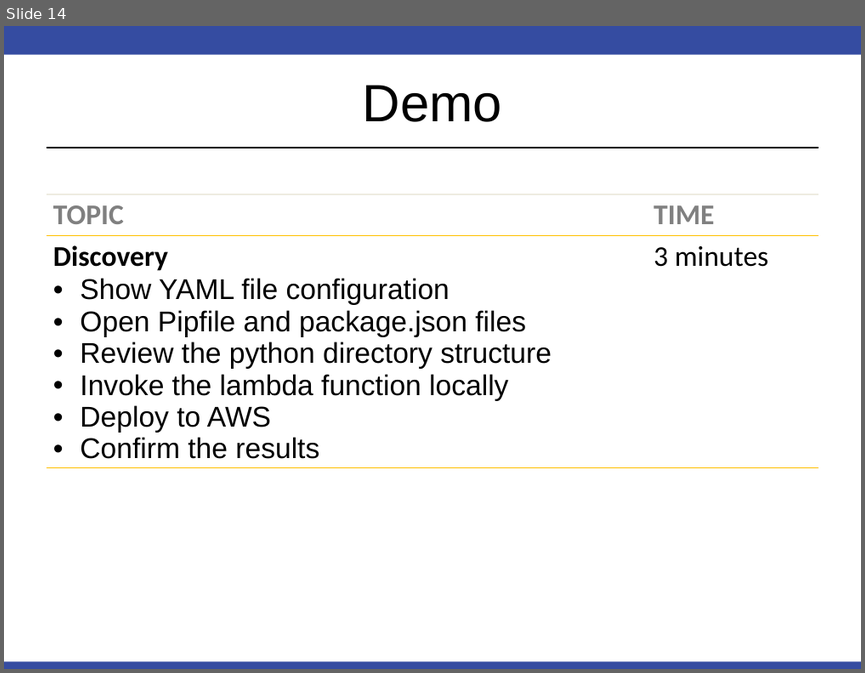
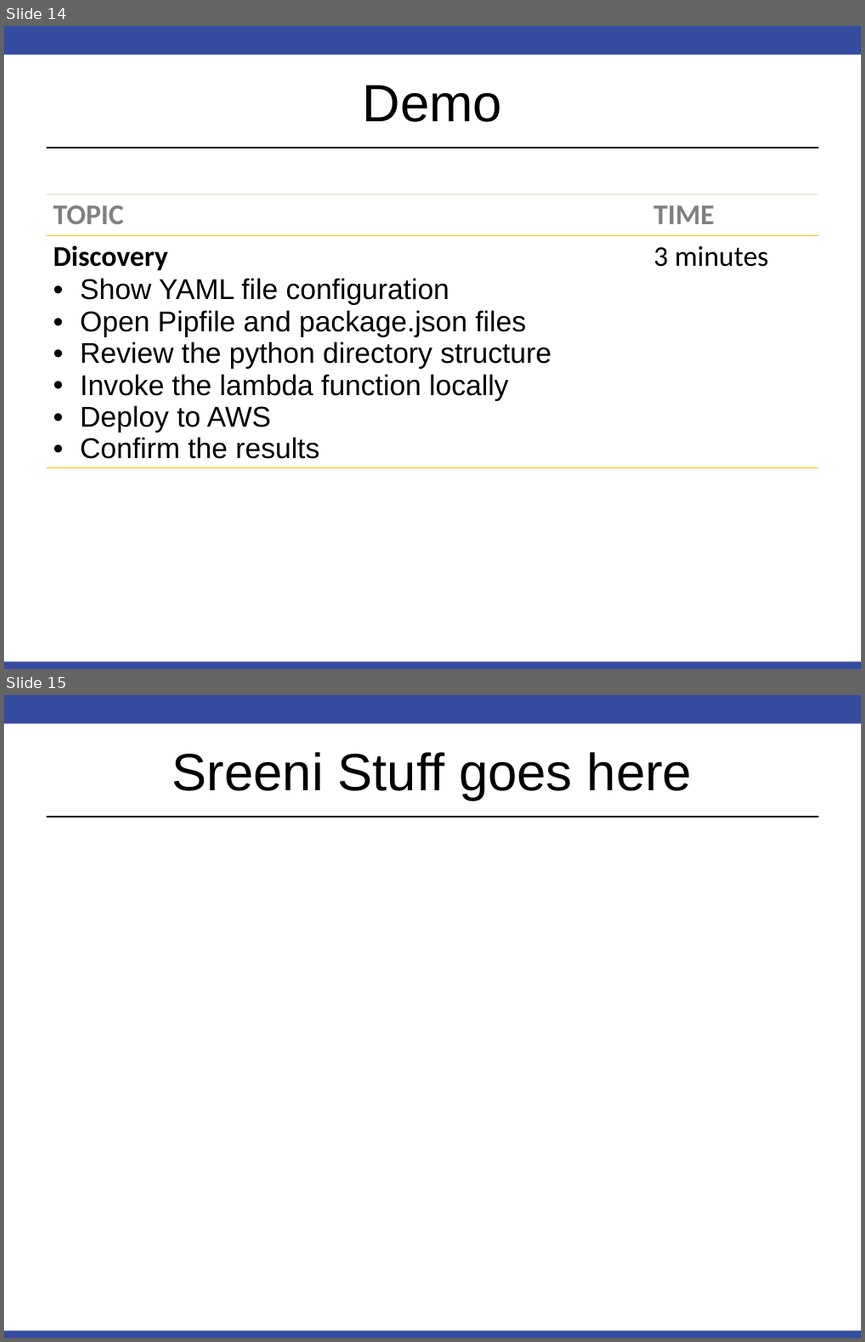
Before and after one commit to RobinsonCW/USWildfireAnalysis, a slide deck: presentation/DS7346_Cloud_Computing_Presentation.pptx. Shown one above the other, each under a label of ours: slide 14 before the commit, slides 14 and 15 after it. The pictures are 865x673 and 865x1342 pixels, drawn with LibreOffice and Linux fonts; fonts in the diff are those of the drawing. Boxes give left, top, right and bottom in pixels: in the first picture for what was removed or moved away, otherwise in the second. Text is boxed around its words. In the diff, an @@ line names an element or a change of style, - is before the commit and + after.

Commit message:
Removed unused slides and added placeholder for sreeni

```diff
--- a/presentation/DS7346_Cloud_Computing_Presentation.pptx
+++ b/presentation/DS7346_Cloud_Computing_Presentation.pptx
@@ slide 15 added at (x1=4, y1=695, x2=861, y2=1338), background #FFFFFF; not listed: 3 template elements that a slide beside it also shows @@
@@ title added at (x1=172, y1=752, x2=692, y2=800), 44 pt, text #000000 @@
+Sreeni Stuff goes here
```
Also in this commit, not shown: 11 slides removed.
